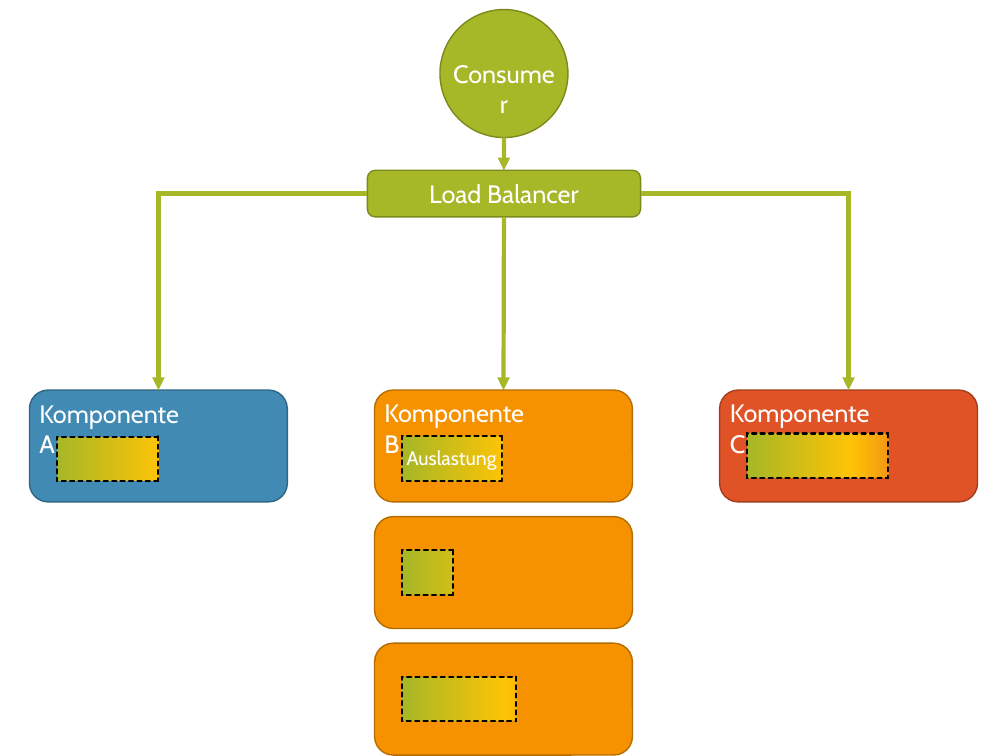
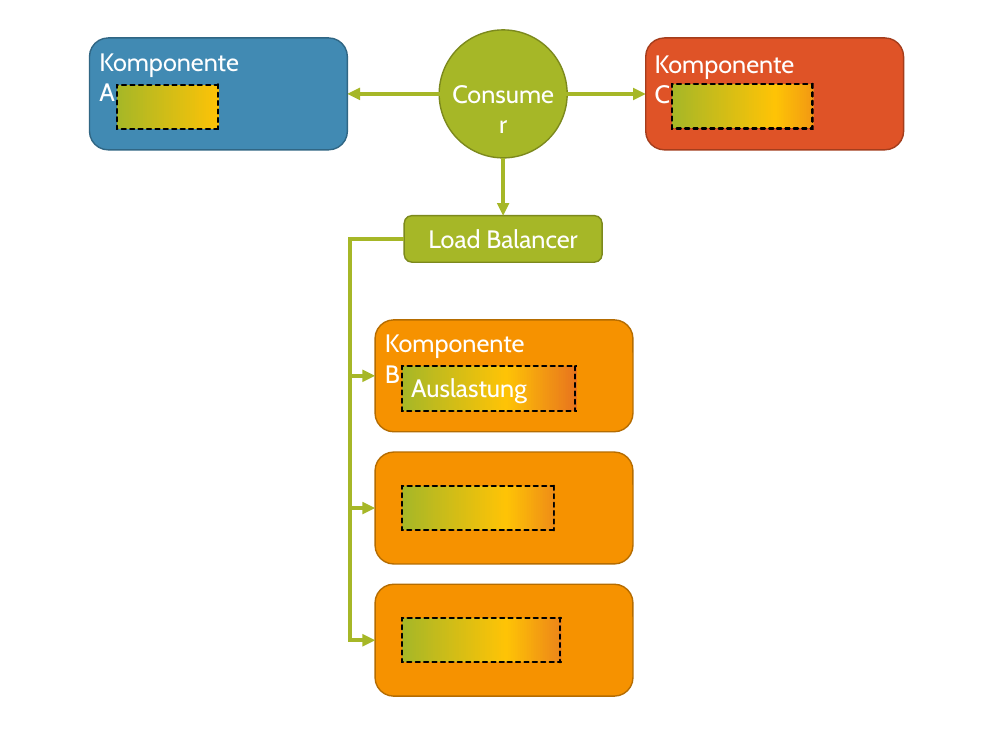
Before and after one commit to FabianWilms/hm-ba, a slide deck: slide 13 of images/ppt/graphics.pptx (slide 12 before the commit). Drawn at 1008x756 pixels with LibreOffice and Linux fonts; fonts in the diff are those of the drawing. Boxes give left, top, right and bottom in pixels: in the first picture for what was removed or moved away, otherwise in the second. Text is boxed around its words. In the diff, an @@ line names an element or a change of style, - is before the commit and + after.

```diff
--- a/images/ppt/graphics.pptx
+++ b/images/ppt/graphics.pptx
@@ ellipse: place and size @@
-ellipse at [439, 10, 568, 138]
+ellipse at [439, 30, 568, 158]
@@ 2 rectangles, 1 text, 1 rounded rectangle, 1 line: place and size @@
-2 rectangles, 1 text, 1 rounded rectangle, 1 line at [29, 390, 287, 502]
+2 rectangles, 1 text, 1 rounded rectangle, 1 line at [90, 38, 348, 150]
@@ text "Consumer": place and size @@
-text "Consumer" at [442, 53, 568, 94]
+text "Consumer" at [440, 74, 566, 114]
@@ 2 rectangles, 1 text, 1 rounded rectangle, 1 line: place and size @@
-2 rectangles, 1 text, 1 rounded rectangle, 1 line at [720, 390, 978, 502]
+2 rectangles, 1 text, 1 rounded rectangle, 1 line at [646, 38, 904, 150]
@@ elbow arrow moved from (367, 194) - (158, 390) to (440, 94) - (348, 94) @@
@@ elbow arrow moved from (641, 194) - (849, 390) to (565, 94) - (646, 94) @@
@@ arrow moved from (504, 138) - (504, 170) to (503, 158) - (503, 216) @@
@@ elbow arrow added from (404, 239) to (375, 376), #A6B727 3 pt @@
@@ elbow arrow added from (404, 239) to (375, 508), #A6B727 3 pt @@
@@ elbow arrow added from (404, 239) to (375, 640), #A6B727 3 pt @@
@@ rounded rectangle "Load Balancer": place and size @@
-rounded rectangle "Load Balancer" at [367, 170, 640, 217]
+rounded rectangle "Load Balancer" at [404, 216, 602, 262]
@@ arrow removed from (504, 217) to (503, 390) @@
@@ text "Auslastung": place and size @@
-text "Auslastung" at [407, 449, 497, 471]
+text "Auslastung" at [411, 376, 527, 403]
@@ text "Auslastung" at [411, 376, 527, 403]: size 14 to 18 pt @@
@@ 1 text, 1 rounded rectangle, 1 rectangle: place and size @@
-1 text, 1 rounded rectangle, 1 rectangle at [375, 390, 633, 502]
+1 text, 1 rounded rectangle, 1 rectangle at [375, 320, 633, 431]
@@ line moved from (502, 436) - (502, 481) to (575, 366) - (575, 410) @@
@@ rectangle: place and size @@
-rectangle at [503, 431, 609, 486]
+rectangle at [577, 361, 609, 415]
@@ rounded rectangle: place and size @@
-rounded rectangle at [375, 517, 633, 629]
+rounded rectangle at [375, 453, 633, 564]
@@ rectangle: place and size @@
-rectangle at [402, 550, 606, 595]
+rectangle at [402, 486, 606, 530]
@@ line moved from (454, 550) - (454, 595) to (553, 486) - (553, 530) @@
@@ rectangle: place and size @@
-rectangle at [454, 544, 615, 599]
+rectangle at [555, 480, 616, 534]
@@ rounded rectangle: place and size @@
-rounded rectangle at [375, 643, 633, 755]
+rounded rectangle at [375, 585, 633, 697]
@@ rectangle: place and size @@
-rectangle at [402, 676, 606, 721]
+rectangle at [402, 618, 606, 662]
@@ line moved from (516, 676) - (516, 722) to (559, 618) - (559, 662) @@
@@ rectangle: place and size @@
-rectangle at [517, 675, 617, 730]
+rectangle at [561, 616, 617, 670]
```
Also in this commit, not shown: 3 other slides changed, 1 slide added, 11 other files.
